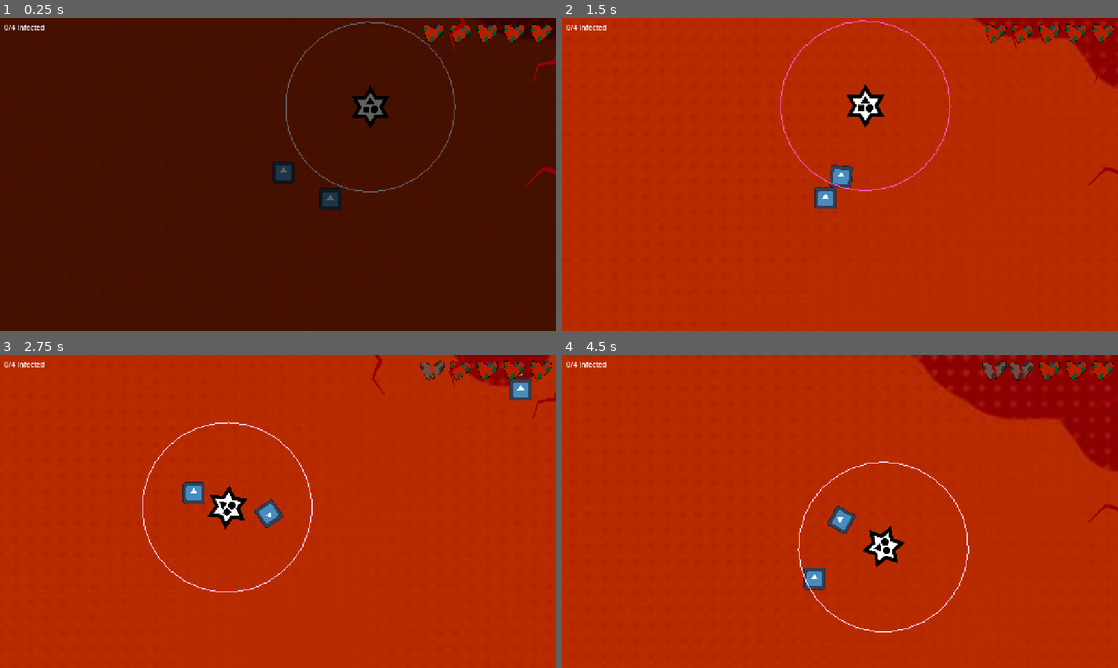
Above: before the commit, frames 1-4 (two rows, left to right).
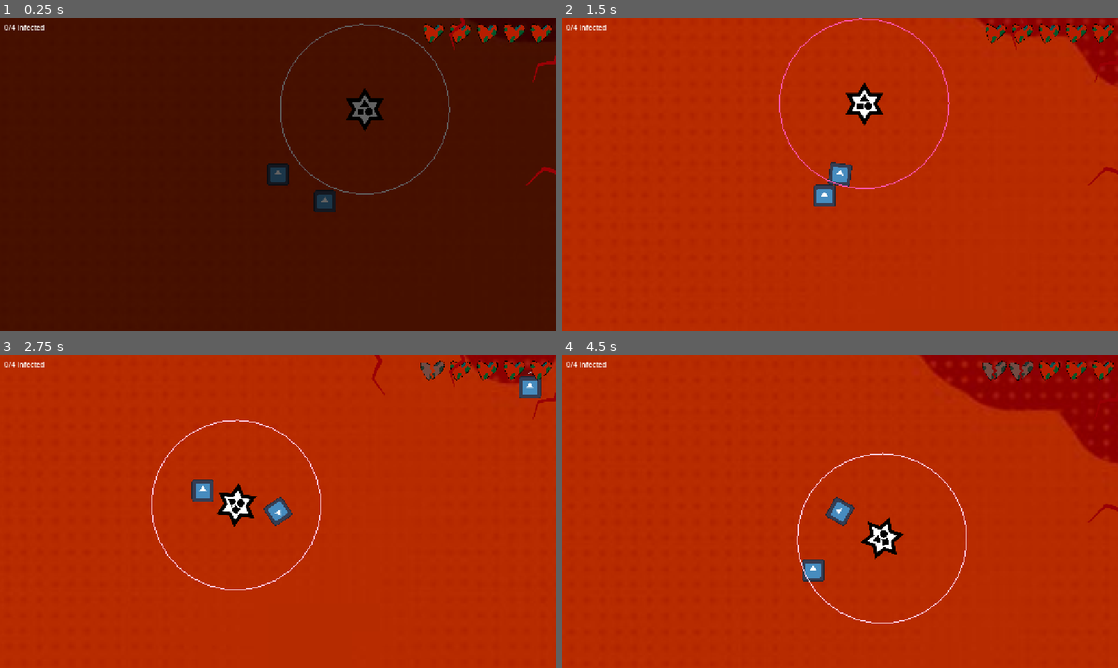
Above: after the commit, the same moments.

Repository: MarkusSecundus/GlobalJam_2026
Game: Godot game, scene res://maps/test_map.tscn
Two runs of this game, one before a commit and one after it. Both use one fixed random seed, a clock stepped at 60 frames per second and the inputs below. The engine's default icon, where the game draws it, is replaced by a stand-in: a white triangle on a blue panel in a dark square.
Inputs:
- Up to frame 1 (0.25 s): no input
- Up to frame 2 (1.5 s): hold D (Right) 0.53-1.28 s; tap 1 (Mask1) at 0.6 s; hold S (Down) from 1.28 s (still down); tap 2 (Mask2) at 1.35 s
- Up to frame 3 (2.75 s): release S (Down) at 2.03 s; hold D (Right) from 2.03 s (still down); tap 3 (Mask3) at 2.1 s
- Up to frame 4 (4.5 s): release D (Right) at 2.78 s; hold W (Up) 2.78-3.53 s; tap 1 (Mask1) at 2.85 s; hold A (Left) from 3.53 s (still down); tap 2 (Mask2) at 3.6 s; tap 3 (Mask3) at 4.35 s

The runs differ from the first frame. In frame 1, 1.6% of the frame differs, in the area x 48-82%, y 1-62%; in frame 2, 1.1%; in frame 3, 2.4%; in frame 4, 2.7%, in the area x 42-100%, y 0-89%.

Commit message:
dealing with jakub's autism

Diff:
--- a/prefabs/player.tscn
+++ b/prefabs/player.tscn
@@ -53,7 +53,6 @@
 
 [node name="AnimationPlayer" type="AnimationPlayer" parent="Camera2D" unique_id=1505488040]
 libraries/ = SubResource("AnimationLibrary_1txc5")
-autoplay = &"player_hit_screenshake"
 
 [node name="Sprite2D" type="Sprite2D" parent="." unique_id=1948012792]
 texture = ExtResource("2_r66lb")
